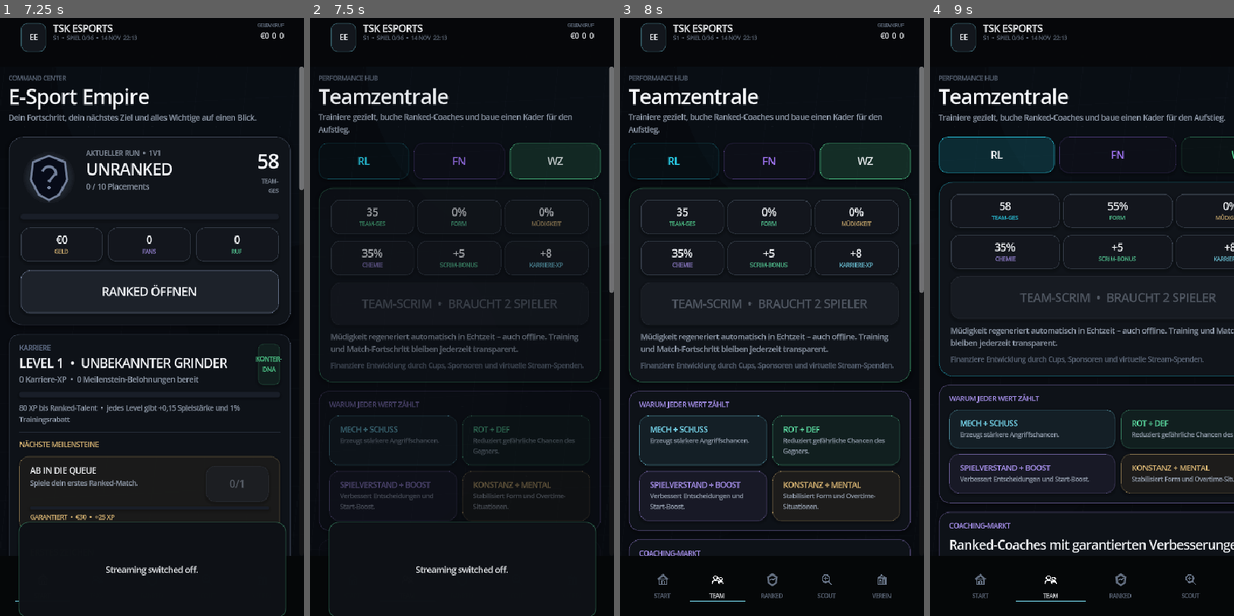
Above: before the commit, frames 1-4 (left to right).
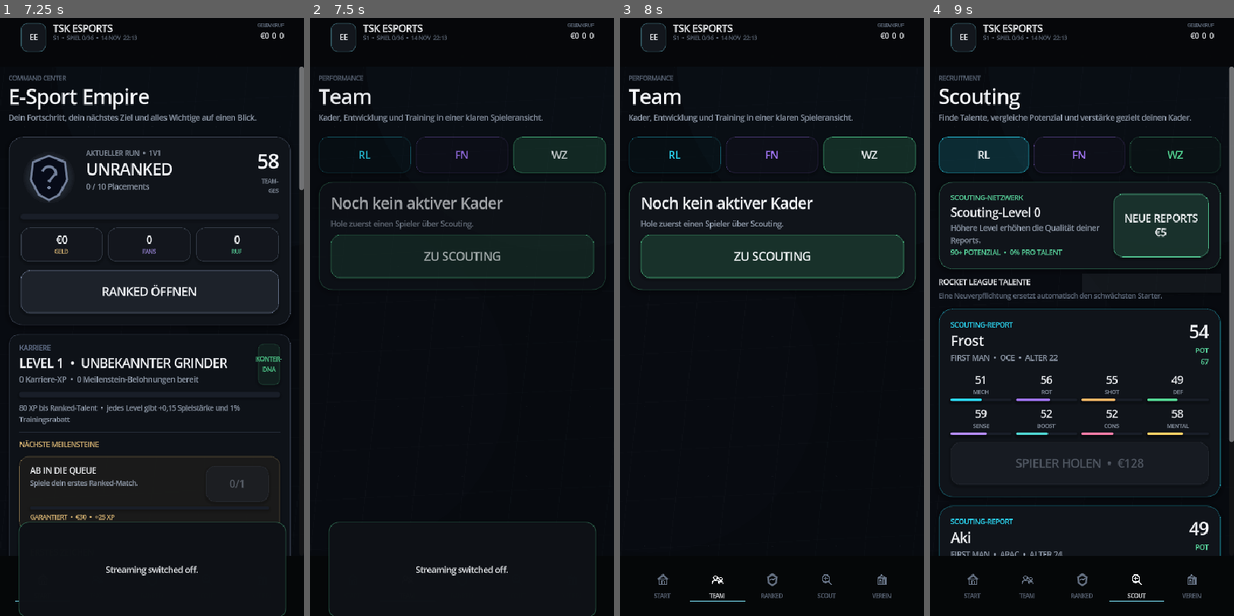
Above: after the commit, the same moments.

Repository: JasonTSKowner/E-Sport-Empire
Game: Godot game, scene res://scenes/Main.tscn
Same seed, same stepped clock (60 frames per second), same inputs: the game is played once before the commit and once after it.
Inputs (mouse positions are in pixels of both pictures, inside the frame that each line leads up to):
- Up to frame 1 (7.25 s): click "RANKED ÖFFNEN" at 0.5 s; click "RL" at 1.25 s; click "FN" at 2 s; click "NÄCHSTES SPIEL LIVE" at 2.75 s; click "NÄCHSTES SPIEL STREAMEN: AN" at 3.5 s; click "NÄCHSTES SPIEL LIVE" at 4.25 s; click "NÄCHSTES SPIEL STREAMEN: AN" at 5 s; click "WZ" at 5.75 s; click (42, 580) at 6.52 s
- Up to frame 2 (7.5 s): click (407, 580) at 7.27 s
- Up to frame 3 (8 s): no input
- Up to frame 4 (9 s): click (1082, 257) at 8 s, where only the run after the commit has a clickable "ZU SCOUTING"; click "RL" at 8.75 s

Frame 1 is identical in both runs. In frame 2, 8.6% of the frame differs, in the area x 2-100%, y 8-86%; in frame 3, 17%; in frame 4, 17%, in the area x 2-100%, y 0-98%.

Commit message:
v2.0: rebuild team screen around focused player profiles

Diff:
--- a/scripts/main.gd
+++ b/scripts/main.gd
@@ -992,68 +992,121 @@
 func _build_team_page() -> void:
 	game.apply_real_time_fatigue_recovery(false)
 	_page_header(
-		"PERFORMANCE HUB",
-		"Teamzentrale",
-		"Trainiere gezielt, buche Ranked-Coaches und baue einen Kader für den Aufstieg."
+		"PERFORMANCE",
+		"Team",
+		"Kader, Entwicklung und Training in einer klaren Spieleransicht."
 	)
 	_mode_switch()
-	var mode: String = game.selected_mode()
+
+	var mode := game.selected_mode()
 	var accent: Color = GameDataRef.MODE_COLORS[mode]
+	var roster: Array = game.roster_for(mode)
+
+	if roster.is_empty():
+		var empty := UI.hero(accent)
+		var empty_box := VBoxContainer.new()
+		empty_box.add_theme_constant_override("separation", 8)
+		empty.add_child(empty_box)
+		empty_box.add_child(UI.label("Noch kein aktiver Kader", 22, UI.TEXT, 800))
+		empty_box.add_child(UI.label("Hole zuerst einen Spieler über Scouting.", 11, UI.MUTED))
+		var scout := UI.button("ZU SCOUTING", accent, true)
+		scout.pressed.connect(_show_page.bind("market", true))
+		empty_box.add_child(scout)
+		page_content.add_child(empty)
+		return
+
+	var found_selected := false
+	for player in roster:
+		if str(player.get("id", "")) == selected_player_id:
+			found_selected = true
+			break
+	if not found_selected:
+		selected_player_id = str(roster[0].get("id", ""))
+
 	var summary := UI.hero(accent)
+	var art := HeroArtRef.new()
+	art.configure(accent, "team")
+	summary.add_child(art)
 	var summary_box := VBoxContainer.new()
 	summary_box.add_theme_constant_override("separation", 10)
 	summary.add_child(summary_box)
-	var summary_row := HBoxContainer.new()
-	summary_row.add_child(_metric_block("TEAM-GES", str(game.team_overall(mode)), accent))
-	summary_row.add_child(_metric_block("FORM", "%d%%" % _team_average(mode, "form"), UI.GREEN))
-	summary_row.add_child(
-		_metric_block("MÜDIGKEIT", "%d%%" % _team_average(mode, "fatigue"), UI.GOLD)
-	)
-	summary_box.add_child(summary_row)
-	var chemistry_row := HBoxContainer.new()
+
+	var summary_top := HBoxContainer.new()
+	summary_top.add_theme_constant_override("separation", 10)
+	var summary_copy := VBoxContainer.new()
+	summary_copy.size_flags_horizontal = Control.SIZE_EXPAND_FILL
+	summary_copy.add_child(UI.overline(mode.to_upper(), UI.DIM))
+	summary_copy.add_child(UI.label("Performance Center", 21, UI.TEXT, 800))
+	summary_copy.add_child(UI.label("%d aktive Spieler" % roster.size(), 10, UI.MUTED, 700))
+	summary_top.add_child(summary_copy)
+	summary_top.add_child(OVRRingRef.new().configure(game.team_overall(mode), accent, "TEAM"))
+	summary_box.add_child(summary_top)
+
+	var metric_row := HBoxContainer.new()
+	metric_row.add_theme_constant_override("separation", 6)
+	metric_row.add_child(_metric_block("FORM", "%d%%" % _team_average(mode, "form"), UI.GREEN))
+	metric_row.add_child(_metric_block("CHEMIE", "%d%%" % game.team_chemistry(mode), UI.PURPLE))
+	metric_row.add_child(_metric_block("MÜDIGKEIT", "%d%%" % _team_average(mode, "fatigue"), UI.GOLD))
+	summary_box.add_child(metric_row)
+
 	var chemistry := game.team_chemistry(mode)
 	var scrim_gain := 5 + int(floor(float(game.facility_level("coaching")) / 3.0))
-	chemistry_row.add_child(_metric_block("CHEMIE", "%d%%" % chemistry, UI.PURPLE))
-	chemistry_row.add_child(_metric_block("SCRIM-BONUS", "+%d" % scrim_gain, UI.GREEN))
-	chemistry_row.add_child(_metric_block("KARRIERE-XP", "+8", UI.CYAN))
-	summary_box.add_child(chemistry_row)
 	var scrim_cost := game.scrim_cost(mode)
-	var scrim_ready := (
-		game.roster_for(mode).size() >= 2
-		and int(game.data.get("cash", 0)) >= scrim_cost
-		and chemistry < 100
-	)
-	var scrim_text := (
-		"TEAM-SCRIM  •  %s  •  +%d CHEMIE"
-		% [GameDataRef.format_cash(scrim_cost), scrim_gain]
-	)
-	if game.roster_for(mode).size() < 2:
+	var scrim_ready := roster.size() >= 2 and int(game.data.get("cash", 0)) >= scrim_cost and chemistry < 100
+	var scrim_text := "TEAM-SCRIM  •  %s  •  +%d CHEMIE" % [GameDataRef.format_cash(scrim_cost), scrim_gain]
+	if roster.size() < 2:
 		scrim_text = "TEAM-SCRIM  •  BRAUCHT 2 SPIELER"
 	elif chemistry >= 100:
 		scrim_text = "TEAMCHEMIE MAXIMAL"
-	var scrim_button := UI.button(scrim_text, UI.PURPLE, scrim_ready)
-	scrim_button.disabled = not scrim_ready
-	scrim_button.pressed.connect(_team_scrim.bind(mode))
-	summary_box.add_child(scrim_button)
-	var recovery_note := UI.label(
-		"Müdigkeit regeneriert automatisch in Echtzeit – auch offline. Training und Match-Fortschritt bleiben jederzeit transparent.",
-		11,
-		UI.MUTED
-	)
-	summary_box.add_child(recovery_note)
-	summary_box.add_child(
-		UI.label(
-			"Finanziere Entwicklung durch Cups, Sponsoren und virtuelle Stream-Spenden.",
-			10,
-			UI.DIM
-		)
-	)
+	var scrim := UI.button(scrim_text, UI.PURPLE, scrim_ready, true)
+	scrim.disabled = not scrim_ready
+	scrim.pressed.connect(_team_scrim.bind(mode))
+	summary_box.add_child(scrim)
 	page_content.add_child(summary)
-	page_content.add_child(_development_impact_card())
+
+	page_content.add_child(_section_title("KADER", "Tippe einen Spieler an, um sein Profil zu öffnen."))
+	page_content.add_child(_roster_selector(roster, accent))
+
+	for player in roster:
+		if str(player.get("id", "")) == selected_player_id:
+			page_content.add_child(_player_card(player, accent))
+			break
+
+	page_content.add_child(_section_title("COACHING", "Gezielte Sessions für deinen ausgewählten Kader."))
 	page_content.add_child(_coaching_market_card(mode))
-	page_content.add_child(_section_title("KADER", "Wettkampfbereich: %s" % mode))
-	for player in game.roster_for(mode):
-		page_content.add_child(_player_card(player, accent))
+
+
+func _roster_selector(roster: Array, accent: Color) -> Control:
+	var panel := PanelContainer.new()
+	var style := UI.box(Color(0.038, 0.046, 0.058, 0.98), 14, Color(0.55, 0.62, 0.70, 0.08), 1)
+	style.shadow_size = 0
+	panel.add_theme_stylebox_override("panel", style)
+
+	var row := HBoxContainer.new()
+	row.add_theme_constant_override("separation", 6)
+	panel.add_child(row)
+	for player_value in roster:
+		var player: Dictionary = player_value
+		var player_id := str(player.get("id", ""))
+		var selected := player_id == selected_player_id
+		var button := UI.button(
+			"%s\nOVR %d"
+			% [str(player.get("name", "PLAYER")), game.player_overall(player)],
+			accent,
+			selected,
+			true
+		)
+		button.size_flags_horizontal = Control.SIZE_EXPAND_FILL
+		button.custom_minimum_size.y = 54
+		button.add_theme_font_size_override("font_size", 9)
+		button.pressed.connect(_select_player.bind(player_id))
+		row.add_child(button)
+	return panel
+
+
+func _select_player(player_id: String) -> void:
+	selected_player_id = player_id
+	_show_page("team", false)
 
 
 func _development_impact_card() -> Control:
@@ -1223,49 +1276,30 @@
 
 func _player_card(player: Dictionary, accent: Color) -> Control:
 	var panel := UI.hero(accent)
+	var art := HeroArtRef.new()
+	art.configure(accent, "team")
+	panel.add_child(art)
+
 	var box := VBoxContainer.new()
-	box.add_theme_constant_override("separation", 11)
+	box.add_theme_constant_override("separation", 12)
 	panel.add_child(box)
+
 	var top := HBoxContainer.new()
-	top.add_theme_constant_override("separation", 11)
-	box.add_child(top)
-	var avatar := PanelContainer.new()
-	avatar.custom_minimum_size = Vector2(52, 52)
-	avatar.add_theme_stylebox_override(
-		"panel",
-		UI.box(
-			Color(accent.r, accent.g, accent.b, 0.13),
-			17,
-			Color(accent.r, accent.g, accent.b, 0.34),
-			1
-		)
-	)
-	var avatar_text := UI.label(str(player["name"]).left(2), 15, accent, 800)
-	avatar_text.horizontal_alignment = HORIZONTAL_ALIGNMENT_CENTER
-	avatar_text.vertical_alignment = VERTICAL_ALIGNMENT_CENTER
-	avatar.add_child(avatar_text)
-	top.add_child(avatar)
+	top.add_theme_constant_override("separation", 12)
 	var identity := VBoxContainer.new()
 	identity.size_flags_horizontal = Control.SIZE_EXPAND_FILL
-	identity.add_theme_constant_override("separation", 1)
-	identity.add_child(UI.label(str(player["name"]), 18, UI.TEXT, 800))
-	var equipped := game.equipped_title() if str(player.get("id", "")) == "captain" else {}
-	if not equipped.is_empty():
-		identity.add_child(
-			UI.label(
-				str(equipped.get("label", "")),
-				10,
-				TitleDataRef.color_for(equipped),
-				800
-			)
-		)
+	identity.add_theme_constant_override("separation", 2)
+	identity.add_child(UI.overline("SPIELERPROFIL", UI.DIM))
+	identity.add_child(UI.label(str(player.get("name", "PLAYER")), 24, UI.TEXT, 800))
 	identity.add_child(
 		UI.label(
-			(
-				"%s  •  %s  •  ALTER %d"
-				% [str(player["role"]).to_upper(), player["region"], int(player["age"])]
-			),
-			11,
+			"%s  •  %s  •  %d JAHRE"
+			% [
+				str(player.get("role", "PLAYER")).to_upper(),
+				str(player.get("region", "EU")),
+				int(player.get("age", 18)),
+			],
+			10,
 			UI.MUTED,
 			700
 		)
@@ -1273,94 +1307,67 @@
 	var archetype := DevelopmentDataRef.player_archetype(player)
 	identity.add_child(
 		UI.label(
-			"%s  •  DYNAMISCHER SPIELSTIL" % str(archetype.get("label", "Kompletter Spieler")).to_upper(),
-			10,
-			Color(str(archetype.get("color", "f2efff"))),
+			str(archetype.get("label", "Kompletter Spieler")).to_upper(),
+			9,
+			Color(str(archetype.get("color", "F5F7FA"))),
 			800
 		)
 	)
-	identity.add_child(UI.label("Potenzial %d" % int(player["potential"]), 11, accent))
 	top.add_child(identity)
-	var ovr := VBoxContainer.new()
-	var ovr_value := UI.label(str(game.player_overall(player)), 25, UI.TEXT, 800)
-	ovr_value.horizontal_alignment = HORIZONTAL_ALIGNMENT_RIGHT
-	var ovr_cap := UI.label("OVR", 10, accent, 800)
-	ovr_cap.horizontal_alignment = HORIZONTAL_ALIGNMENT_RIGHT
-	ovr.add_child(ovr_value)
-	ovr.add_child(ovr_cap)
-	top.add_child(ovr)
-
-	var training_readiness := game.training_readiness(player)
-	box.add_child(UI.overline("PERFORMANCE LAB  •  AKTIVER DRILL", accent))
-	var training_view := TrainingVisualizerRef.new()
-	training_view.configure(player, training_readiness, accent)
-	box.add_child(training_view)
-	box.add_child(_development_stat_grid(player))
-	box.add_child(_mechanics_arsenal(player, accent))
-	var status_row := HBoxContainer.new()
-	status_row.add_theme_constant_override("separation", 8)
-	status_row.add_child(UI.badge("FORM %d" % int(player["form"]), UI.GREEN))
-	status_row.add_child(
-		UI.badge(
-			"MÜDIGKEIT %d" % int(player["fatigue"]),
-			UI.GOLD if int(player["fatigue"]) < 65 else UI.RED
-		)
-	)
-	status_row.add_child(
+	top.add_child(OVRRingRef.new().configure(game.player_overall(player), accent, "OVR"))
+	box.add_child(top)
+
+	var status := HBoxContainer.new()
+	status.add_theme_constant_override("separation", 6)
+	status.add_child(_metric_block("POTENZIAL", str(int(player.get("potential", 70))), UI.CYAN))
+	status.add_child(_metric_block("FORM", "%d%%" % int(player.get("form", 0)), UI.GREEN))
+	status.add_child(_metric_block("MÜDIGKEIT", "%d%%" % int(player.get("fatigue", 0)), UI.GOLD))
+	box.add_child(status)
+
+	box.add_child(UI.label("SPIELERPROFIL", 9, UI.DIM, 800))
+	var radar_values := [
+		int(player.get("mechanics", 50)),
+		int(player.get("shooting", 50)),
+		int(player.get("rotation", 50)),
+		int(player.get("defense", 50)),
+		int(player.get("game_sense", 50)),
+		int(player.get("mentality", 50)),
+	]
+	var radar_labels := ["MECH", "SCHUSS", "ROT", "DEF", "SENSE", "MENT"]
+	box.add_child(StatRadarRef.new().configure(radar_values, radar_labels, accent))
+
+	var stat_row := HBoxContainer.new()
+	stat_row.add_theme_constant_override("separation", 6)
+	stat_row.add_child(_metric_block("BOOST", str(int(player.get("boost_control", 50))), UI.CYAN))
+	stat_row.add_child(_metric_block("KONSTANZ", str(int(player.get("consistency", 50))), UI.PURPLE))
+	stat_row.add_child(_metric_block("MENTAL", str(int(player.get("mentality", 50))), UI.GOLD))
+	box.add_child(stat_row)
+
+	var readiness := game.training_readiness(player)
+	var training_header := HBoxContainer.new()
+	var training_title := VBoxContainer.new()
+	training_title.size_flags_horizontal = Control.SIZE_EXPAND_FILL
+	training_title.add_child(UI.overline("PERFORMANCE LAB", UI.DIM))
+	training_title.add_child(UI.label("Live-Training", 18, UI.TEXT, 800))
+	training_header.add_child(training_title)
+	training_header.add_child(
 		UI.badge(
 			"FOKUS %d/%d"
 			% [
-				int(training_readiness.get("slots_remaining", 0)),
-				int(training_readiness.get("limit", 0)),
+				int(readiness.get("slots_remaining", 0)),
+				int(readiness.get("limit", 0)),
 			],
-			UI.CYAN if bool(training_readiness.get("ok", false)) else UI.RED
-		)
-	)
-	status_row.add_child(Control.new())
-	status_row.get_child(status_row.get_child_count() - 1).size_flags_horizontal = (
-		Control.SIZE_EXPAND_FILL
-	)
-	box.add_child(status_row)
-	var training_history: Array = player.get("training_history", [])
-	if not training_history.is_empty():
-		var latest: Dictionary = training_history[0]
-		var latest_program := DevelopmentDataRef.program(str(latest.get("program", "")))
-		var latest_label := str(latest.get("label", latest_program.get("label", "Development")))
-		var latest_gains: Dictionary = latest.get("gains", {})
-		var gain_parts: Array[String] = []
-		for stat_key in latest_gains:
-			var definition := DevelopmentDataRef.stat_definition(str(stat_key))
-			gain_parts.append(
-				"+%d %s"
-				% [int(latest_gains[stat_key]), str(definition.get("short", stat_key)).to_upper()]
-			)
-		box.add_child(
-			UI.label(
-				"LETZTE EINHEIT  •  %s  •  %s"
-				% [latest_label, " / ".join(gain_parts)],
-				10,
-				UI.DIM,
-				700
-			)
-		)
-	box.add_child(
-		UI.overline(
-			"FOKUSTRAINING  •  %d/%d BEREIT  •  BONUS %s"
-			% [
-				int(training_readiness.get("slots_remaining", 0)),
-				int(training_readiness.get("limit", 0)),
-				_chance_text(game.training_breakthrough_chance()),
-			],
-			UI.MUTED
-		)
-	)
-	box.add_child(
-		UI.label(
-			"Bis zu 3 Einheiten pro 20 Min. pro Spieler. Slots laden automatisch; ab 80 Müdigkeit pausiert Training.",
-			9,
-			UI.DIM
-		)
-	)
+			UI.CYAN if bool(readiness.get("ok", false)) else UI.RED
+		)
+	)
+	box.add_child(training_header)
+
+	var training_view := TrainingVisualizerRef.new()
+	training_view.custom_minimum_size.y = 236
+	training_view.configure(player, readiness, accent)
+	box.add_child(training_view)
+
+	box.add_child(_mechanics_arsenal(player, accent))
 	box.add_child(_training_program_grid(player))
 	return panel
 
